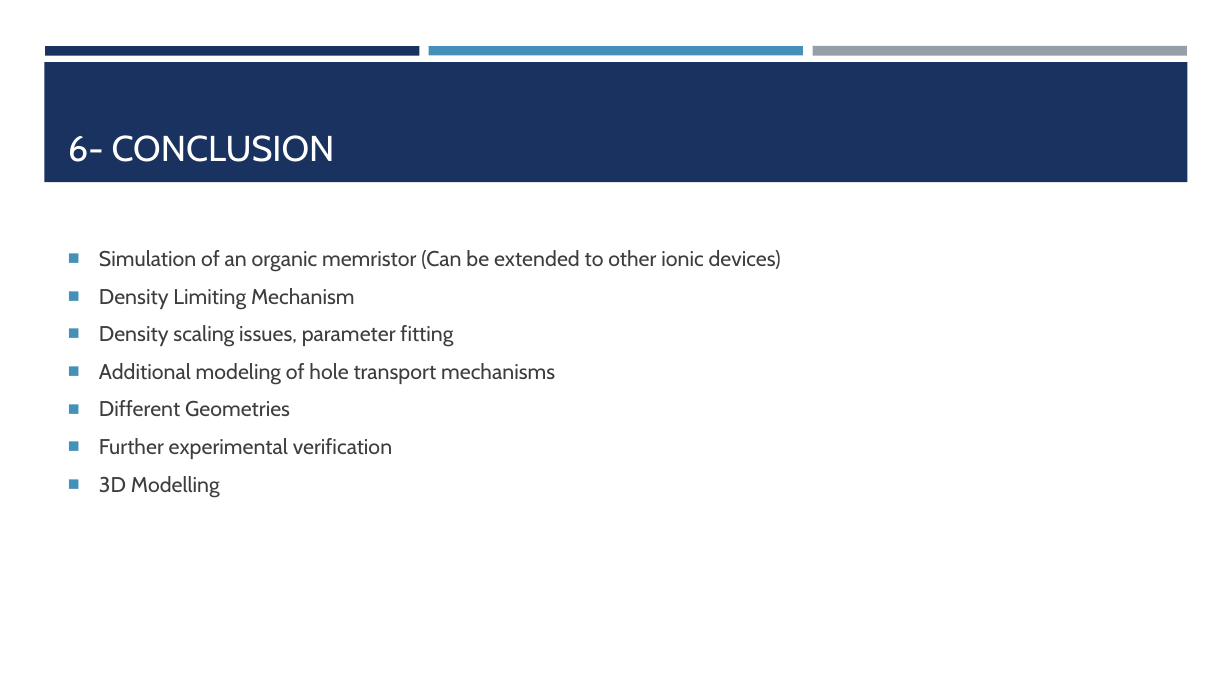
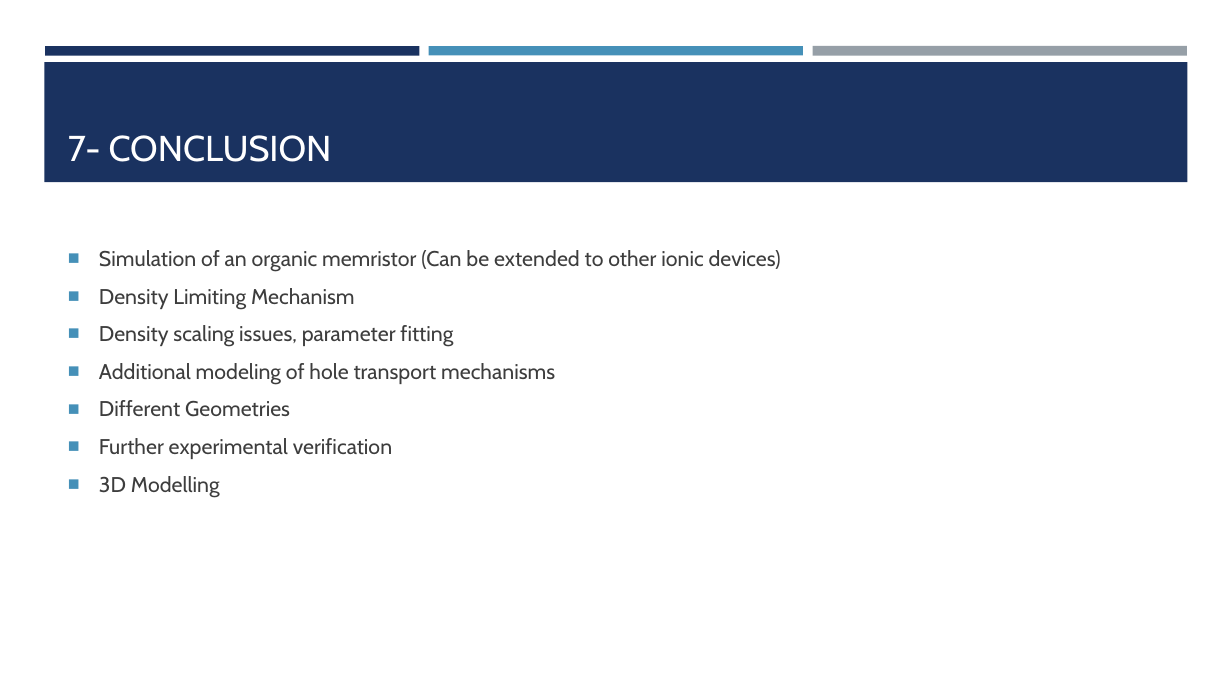
Before and after one commit to cbonfil/ThesisReport, a slide deck: slide 23 of Memristor Thesis/Memristor Presentation.pptx. Drawn at 1232x693 pixels with LibreOffice and Linux fonts; fonts in the diff are those of the drawing. Boxes give left, top, right and bottom in pixels: in the first picture for what was removed or moved away, otherwise in the second. Text is boxed around its words. In the diff, an @@ line names an element or a change of style, - is before the commit and + after.

```diff
--- a/Memristor Thesis/Memristor Presentation.pptx
+++ b/Memristor Thesis/Memristor Presentation.pptx
@@ title at bbox=[68, 135, 332, 162]: text changed @@
-6- CONCLUSION
+7- CONCLUSION
```
Also in this commit, not shown: 19 other slides changed, 3 slides added, 2 slides removed.
